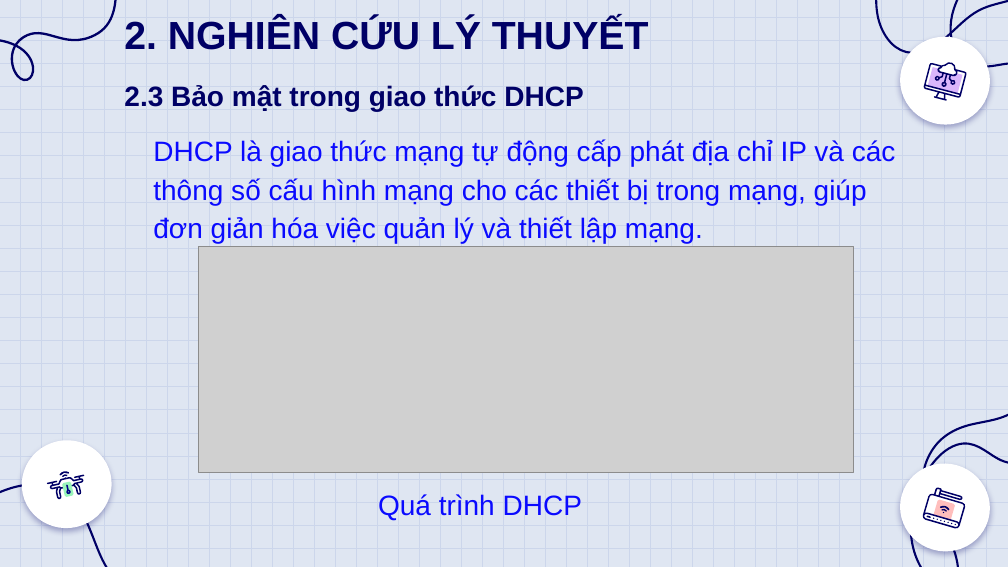
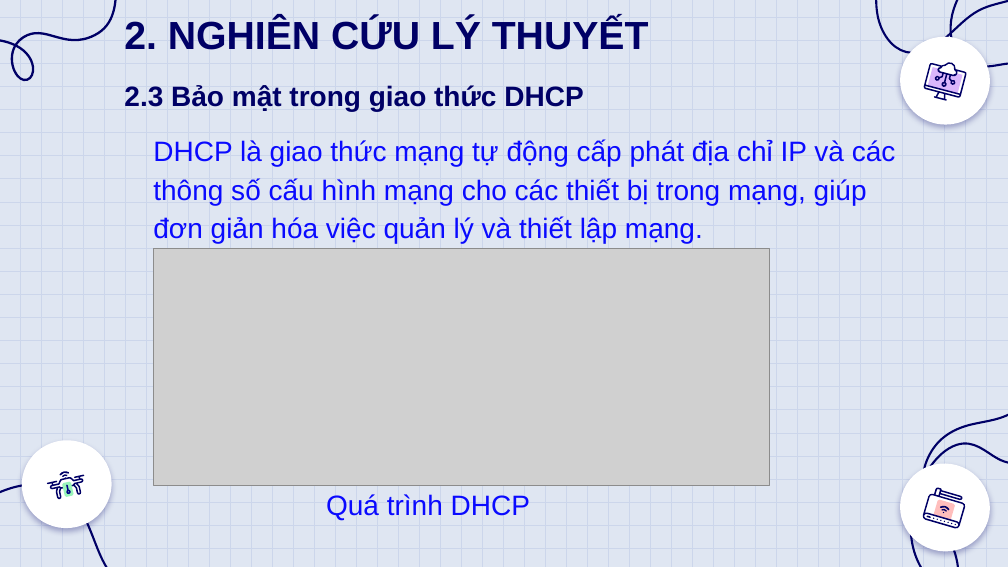
Before and after one commit to tiensv3/tn-da20tta-tranquangtien-vandebaomatgiaothucmang, a slide deck: slide 9 of docs/110120077-TranQuangTien-DATN.pptx. Drawn at 1008x567 pixels with LibreOffice and Linux fonts; fonts in the diff are those of the drawing; grey boxes stand for pictures. Boxes give left, top, right and bottom in pixels: in the first picture for what was removed or moved away, otherwise in the second. Text is boxed around its words. In the diff, an @@ line names an element or a change of style, - is before the commit and + after.

```diff
--- a/docs/110120077-TranQuangTien-DATN.pptx
+++ b/docs/110120077-TranQuangTien-DATN.pptx
@@ picture: place and size @@
-picture at <box>199,246,854,472</box>
+picture at <box>153,249,770,486</box>
@@ text "Quá trình DHCP": place and size @@
-text "Quá trình DHCP" at <box>378,494,582,520</box>
+text "Quá trình DHCP" at <box>326,494,530,520</box>
```
Also in this commit, not shown: 3 other slides changed, 2 other files.
